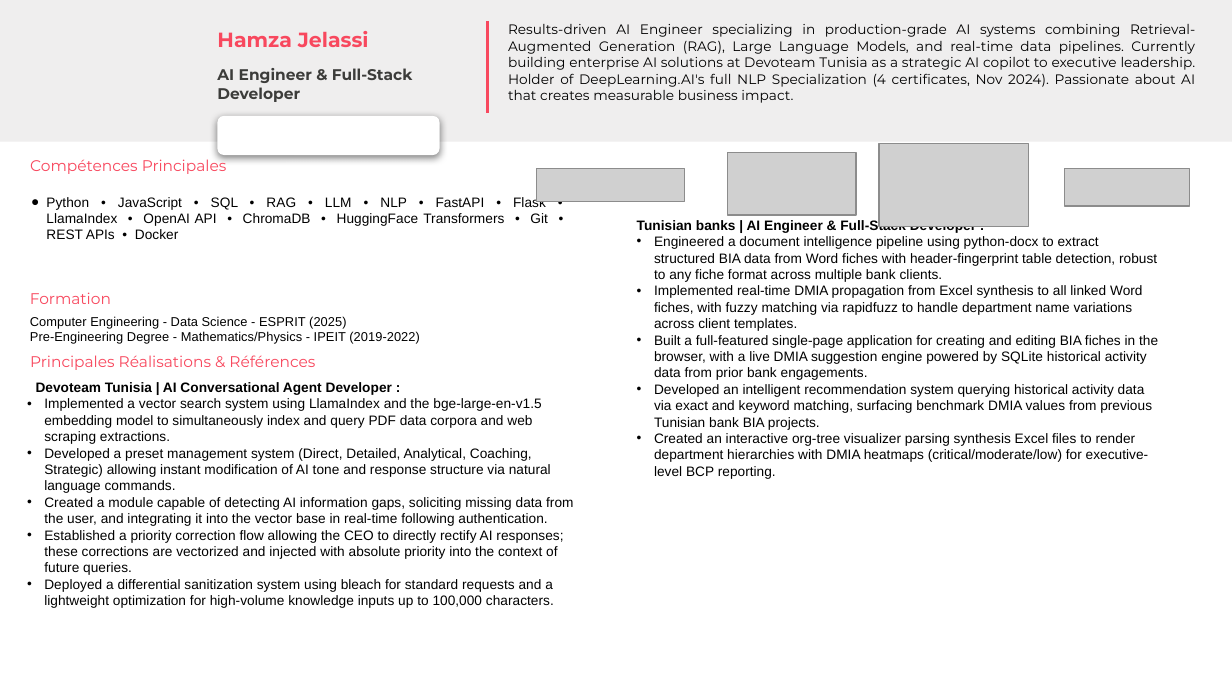
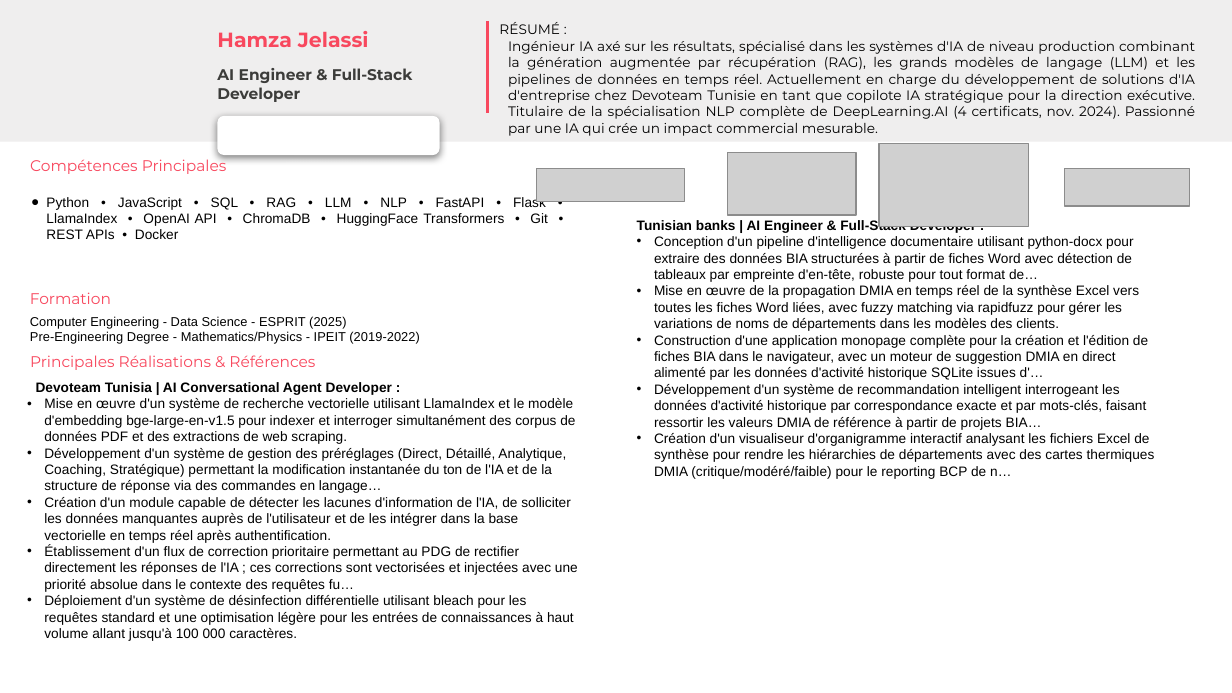
Before and after one commit to OmarDahmen97/DevosmartBid, a slide deck: slide 1 of generated_cvs/6a7ae1e539dae46e85b6b85b.pptx. Drawn at 1232x693 pixels with LibreOffice and Linux fonts; fonts in the diff are those of the drawing; grey boxes stand for pictures; background and template pictures are left out. Boxes give left, top, right and bottom in pixels: in the first picture for what was removed or moved away, otherwise in the second. Text is boxed around its words. In the diff, an @@ line names an element or a change of style, - is before the commit and + after.

```diff
--- a/generated_cvs/6a7ae1e539dae46e85b6b85b.pptx
+++ b/generated_cvs/6a7ae1e539dae46e85b6b85b.pptx
@@ text at (x1=499, y1=22, x2=1195, y2=136): text changed @@
-Results-driven AI Engineer specializing in production-grade AI systems combining Retrieval-Augmented Generation (RAG), Large Language Models, and real-time data pipelines. Currently building enterprise AI solutions at Devoteam Tunisia as a strategic AI copilot to executive leadership. Holder of DeepLearning.AI's full NLP Specialization (4 certificates, Nov 2024). Passionate about AI that creates measurable business impact.
+RÉSUMÉ :
+Ingénieur IA axé sur les résultats, spécialisé dans les systèmes d'IA de niveau production combinant la génération augmentée par récupération (RAG), les grands modèles de langage (LLM) et les pipelines de données en temps réel. Actuellement en charge du développement de solutions d'IA d'entreprise chez Devoteam Tunisie en tant que copilote IA stratégique pour la direction exécutive. Titulaire de la spécialisation NLP complète de DeepLearning.AI (4 certificats, nov. 2024). Passionné par une IA qui crée un impact commercial mesurable.
@@ text at (x1=654, y1=236, x2=1155, y2=479): text changed @@
-• Engineered a document intelligence pipeline using python-docx to extract structured BIA data from Word fiches with header-fingerprint table detection, robust to any fiche format across multiple bank clients.
-• Implemented real-time DMIA propagation from Excel synthesis to all linked Word fiches, with fuzzy matching via rapidfuzz to handle department name variations across client templates.
-• Built a full-featured single-page application for creating and editing BIA fiches in the browser, with a live DMIA suggestion engine powered by SQLite historical activity data from prior bank engagements.
-• Developed an intelligent recommendation system querying historical activity data via exact and keyword matching, surfacing benchmark DMIA values from previous Tunisian bank BIA projects.
-• Created an interactive org-tree visualizer parsing synthesis Excel files to render department hierarchies with DMIA heatmaps (critical/moderate/low) for executive-level BCP reporting.
+• Conception d'un pipeline d'intelligence documentaire utilisant python-docx pour extraire des données BIA structurées à partir de fiches Word avec détection de tableaux par empreinte d'en-tête, robuste pour tout format de…
+• Mise en œuvre de la propagation DMIA en temps réel de la synthèse Excel vers toutes les fiches Word liées, avec fuzzy matching via rapidfuzz pour gérer les variations de noms de départements dans les modèles des clients.
+• Construction d'une application monopage complète pour la création et l'édition de fiches BIA dans le navigateur, avec un moteur de suggestion DMIA en direct alimenté par les données d'activité historique SQLite issues d'…
+• Développement d'un système de recommandation intelligent interrogeant les données d'activité historique par correspondance exacte et par mots-clés, faisant ressortir les valeurs DMIA de référence à partir de projets BIA…
+• Création d'un visualiseur d'organigramme interactif analysant les fichiers Excel de synthèse pour rendre les hiérarchies de départements avec des cartes thermiques DMIA (critique/modéré/faible) pour le reporting BCP de n…
@@ text at (x1=44, y1=398, x2=578, y2=641): text changed @@
-• Implemented a vector search system using LlamaIndex and the bge-large-en-v1.5 embedding model to simultaneously index and query PDF data corpora and web scraping extractions.
-• Developed a preset management system (Direct, Detailed, Analytical, Coaching, Strategic) allowing instant modification of AI tone and response structure via natural language commands.
-• Created a module capable of detecting AI information gaps, soliciting missing data from the user, and integrating it into the vector base in real-time following authentication.
-• Established a priority correction flow allowing the CEO to directly rectify AI responses; these corrections are vectorized and injected with absolute priority into the context of future queries.
-• Deployed a differential sanitization system using bleach for standard requests and a lightweight optimization for high-volume knowledge inputs up to 100,000 characters.
+• Mise en œuvre d'un système de recherche vectorielle utilisant LlamaIndex et le modèle d'embedding bge-large-en-v1.5 pour indexer et interroger simultanément des corpus de données PDF et des extractions de web scraping.
+• Développement d'un système de gestion des préréglages (Direct, Détaillé, Analytique, Coaching, Stratégique) permettant la modification instantanée du ton de l'IA et de la structure de réponse via des commandes en langage…
+• Création d'un module capable de détecter les lacunes d'information de l'IA, de solliciter les données manquantes auprès de l'utilisateur et de les intégrer dans la base vectorielle en temps réel après authentification.
+• Établissement d'un flux de correction prioritaire permettant au PDG de rectifier directement les réponses de l'IA ; ces corrections sont vectorisées et injectées avec une priorité absolue dans le contexte des requêtes fu…
+• Déploiement d'un système de désinfection différentielle utilisant bleach pour les requêtes standard et une optimisation légère pour les entrées de connaissances à haut volume allant jusqu'à 100 000 caractères.
```
Also in this commit, not shown: 1 other slide changed, 27 other files.
